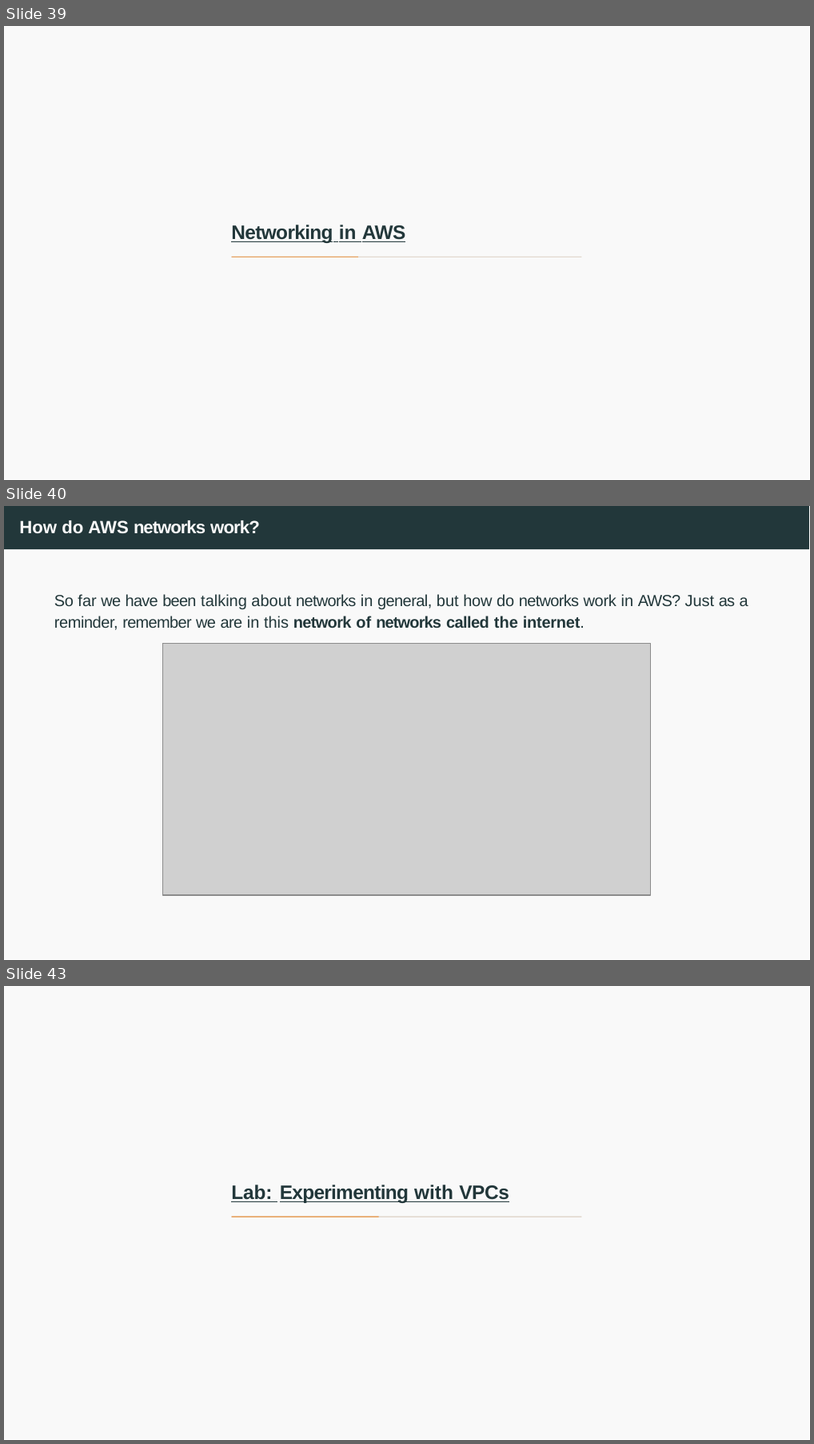
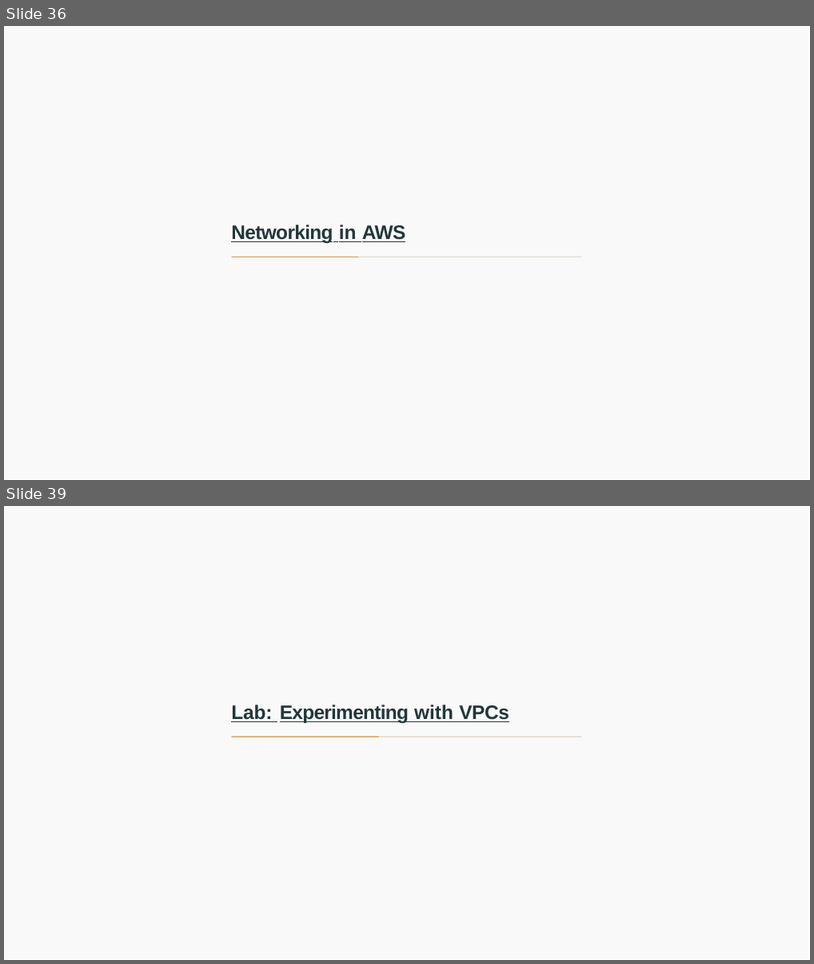
Before and after one commit to francescsolsonatehas/HPDCB, a slide deck: src/slides/Session 6 & 7 - AWS Networking-2026.pptx. Shown one above the other, each under a label of ours: slides 39, 40 and 43 before the commit, slides 36 and 39 after it; the slides between them are not shown. The pictures are 814x1444 and 814x964 pixels, drawn with LibreOffice and Linux fonts; fonts in the diff are those of the drawing; grey boxes stand for pictures. Boxes give left, top, right and bottom in pixels: in the first picture for what was removed or moved away, otherwise in the second. Text is boxed around its words. In the diff, an @@ line names an element or a change of style, - is before the commit and + after.

```diff
--- a/src/slides/Session 6 & 7 - AWS Networking-2026.pptx
+++ b/src/slides/Session 6 & 7 - AWS Networking-2026.pptx
@@ slide 40 removed at box(4, 506, 810, 960), background #FFFFFF; not listed: 1 template element that a slide beside it also shows @@
@@ freeform shape removed at box(4, 506, 809, 549) @@
@@ title removed at box(19, 520, 260, 534) @@
-How do AWS networks work?
@@ text removed at box(54, 594, 749, 630) @@
-So far we have been talking about networks in general, but how do networks work in AWS? Just as a reminder, remember we are in this network of networks called the internet.
@@ picture removed at box(162, 643, 650, 895) @@
@@ what was slide 39 is now slide 36 @@
@@ what was slide 43 is now slide 39 @@
```
Also in this commit, not shown: 3 slides changed, 4 other slides removed, 1 other file.
